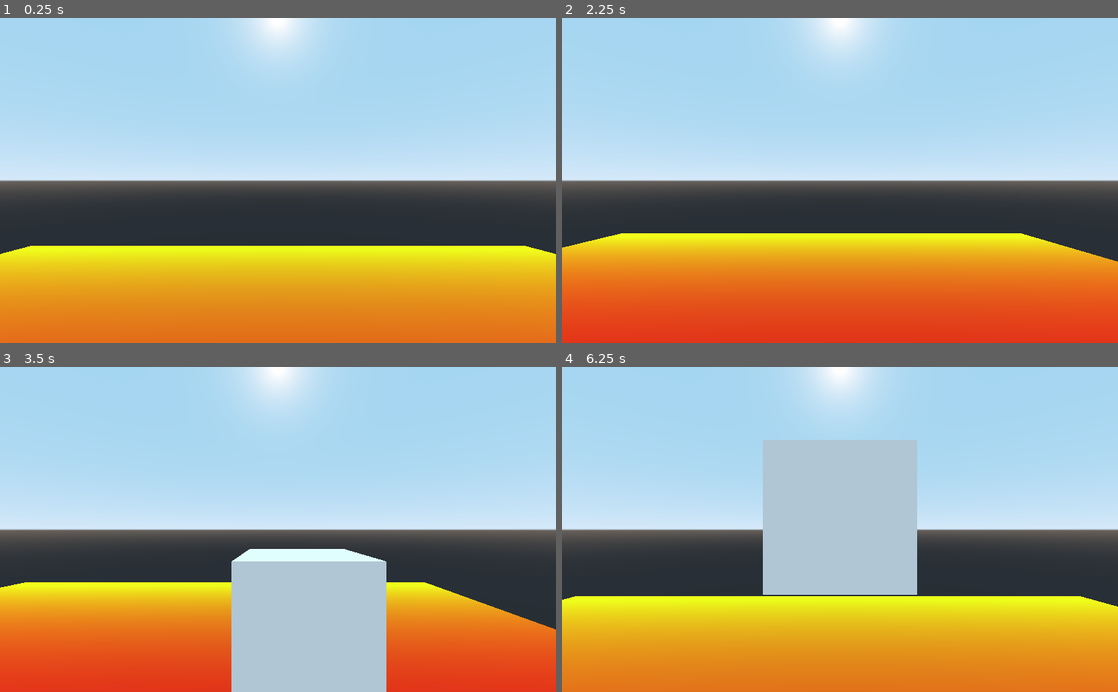
Above: before the commit, frames 1-4 (two rows, left to right).
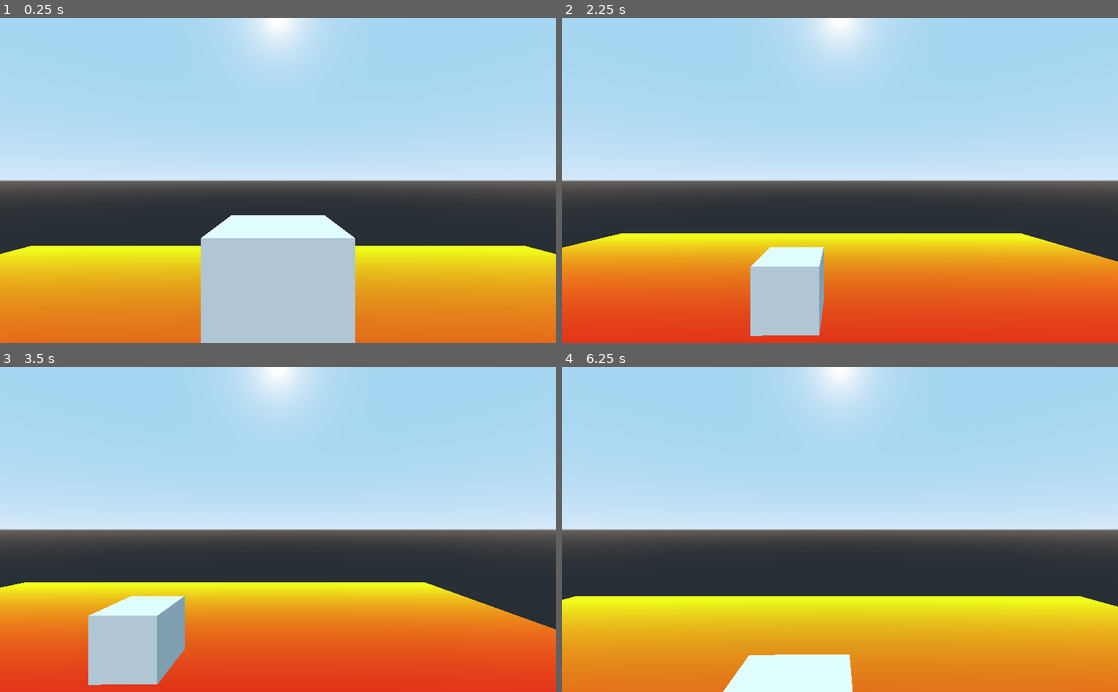
Above: after the commit, the same moments.

Repository: Inateblig/GodotPickupSystem
Game: Godot game, scene res://World.tscn
The game is run twice, just before and just after one commit, with the same random seed, the same clock (stepped at 60 frames per second) and the same inputs.
Inputs (mouse positions are in pixels of both pictures, inside the frame that each line leads up to):
- Up to frame 1 (0.25 s): no input
- Up to frame 2 (2.25 s): tap Enter at 0.5 s; move the mouse to (962, 164) at 0.52 s; hold D (d) 0.53-1.28 s; tap Space (jump) at 0.77, 1.52, 2 s; tap E (e) at 0.8, 1.35 s; move the mouse to (728, 196) at 1.27 s; tap F (f) at 1.55 s; move the mouse to (895, 109) at 2.02 s; hold F (f) from 2.03 s (still down)
- Up to frame 3 (3.5 s): click (333, 458) at 2.3 s; move the mouse to (250, 594) at 2.77 s; release F (f) at 2.78 s; click (250, 594) at 2.85 s; tap Space (jump) at 3.02 s; tap S (s) at 3.05 s
- Up to frame 4 (6.25 s): move the mouse to (1006, 578) at 3.52 s; hold S (s) 3.53-4.28 s; tap Space (jump) at 3.77, 4.52, 6.02 s; tap D (d) at 3.8, 4.35 s; move the mouse to (673, 480) at 4.27 s; tap E (e) at 4.55 s; tap Enter at 5 s; move the mouse to (867, 529) at 5.02 s; hold E (e) 5.03-5.78 s; tap F (f) at 5.3, 5.85 s; move the mouse to (756, 448) at 5.77 s; click (756, 448) at 6.05 s

The runs differ from the first frame. In frame 1, 11% of the frame differs, in the area x 36-64%, y 60-100%; in frame 2, 3.4%; in frame 3, 16%, in the area x 15-70%, y 55-100%; in frame 4, 16%.

Commit message:
added raycast

Diff:
--- a/src/Kbd.tscn
+++ b/src/Kbd.tscn
@@ -4,7 +4,7 @@
 
 [sub_resource type="CubeMesh" id=4]
 
-[node name="Kbd" type="KinematicBody"]
+[node name="Kbd" type="KinematicBody" groups=["obj"]]
 transform = Transform( 1, 0, 0, 0, 1, 0, 0, 0, 1, 0, 0, -5 )
 
 [node name="CollisionShape" type="CollisionShape" parent="."]
--- a/src/Rbd.tscn
+++ b/src/Rbd.tscn
@@ -4,7 +4,7 @@
 
 [sub_resource type="CubeMesh" id=2]
 
-[node name="Rbd" type="RigidBody"]
+[node name="Rbd" type="RigidBody" groups=["obj"]]
 
 [node name="CollisionShape" type="CollisionShape" parent="."]
 shape = SubResource( 1 )
--- a/src/Spatial.gd
+++ b/src/Spatial.gd
@@ -2,27 +2,27 @@
 
 var Rbd = preload("res://Rbd.tscn")
 var Kbd = preload("res://Kbd.tscn")
-var kin
-var rin
 onready var tarpos = $Player/Head/Camera/Position3D.global_transform.origin
 
 func _physics_process(_dt):
-	if Input.is_action_pressed("pickup"):
-		if get_node_or_null("Rbd") != null:
-			rin.queue_free()
-		if get_node_or_null("Kbd") == null:
-			kin = Kbd.instance()
-			add_child(kin)
+	var col = $Player/Head/Camera/RayCast.get_collider()
+	if col != null && col.is_in_group("obj"):
+		if Input.is_action_pressed("pickup"):
+			if get_node_or_null("Rbd") != null:
+				$Rbd.queue_free()
+			if get_node_or_null("Kbd") == null:
+				var kin = Kbd.instance()
+				add_child(kin)
+				tarpos = $Player/Head/Camera/Position3D.global_transform.origin
+				$Kbd.global_transform.origin = tarpos
 			tarpos = $Player/Head/Camera/Position3D.global_transform.origin
-			$Kbd.global_transform.origin = tarpos
-		tarpos = $Player/Head/Camera/Position3D.global_transform.origin
-		var vel = $Kbd.to_local(tarpos)
-		$Kbd.move_and_slide(vel * 100, Vector3.UP)
-	elif Input.is_action_just_released("pickup"):
-		if get_node_or_null("Kbd") != null:
-			kin.queue_free()
-		if get_node_or_null("Rbd") == null:
-			rin = Rbd.instance()
-			add_child(rin)
-			tarpos = $Player/Head/Camera/Position3D.global_transform.origin
-			$Rbd.global_transform.origin = tarpos
+			var vel = $Kbd.to_local(tarpos)
+			$Kbd.move_and_slide(vel * 100, Vector3.UP)
+		elif Input.is_action_just_released("pickup"):
+			if get_node_or_null("Kbd") != null:
+				$Kbd.queue_free()
+			if get_node_or_null("Rbd") == null:
+				var rin = Rbd.instance()
+				add_child(rin)
+				tarpos = $Player/Head/Camera/Position3D.global_transform.origin
+				$Rbd.global_transform.origin = tarpos
--- a/src/World.tscn
+++ b/src/World.tscn
@@ -1,7 +1,8 @@
-[gd_scene load_steps=8 format=2]
+[gd_scene load_steps=9 format=2]
 
 [ext_resource path="res://Spatial.gd" type="Script" id=1]
 [ext_resource path="res://Player.gd" type="Script" id=2]
+[ext_resource path="res://Rbd.tscn" type="PackedScene" id=3]
 
 [sub_resource type="CapsuleShape" id=1]
 height = 3.0
@@ -42,6 +43,10 @@
 [node name="Position3D" type="Position3D" parent="Player/Head/Camera"]
 transform = Transform( 1, 0, 0, 0, 1, 0, 0, 0, 1, 0, 0, -4 )
 
+[node name="RayCast" type="RayCast" parent="Player/Head/Camera"]
+enabled = true
+cast_to = Vector3( 0, 0, -5 )
+
 [node name="CSGBox" type="CSGBox" parent="."]
 transform = Transform( 1, 0, 0, 0, 1, 0, 0, 0, 1, 0, -4, 0 )
 use_collision = true
@@ -52,3 +57,6 @@
 [node name="DirectionalLight" type="DirectionalLight" parent="."]
 transform = Transform( 1, 0, 0, 0, 0.5, 0.866025, 0, -0.866025, 0.5, 0, 0, 0 )
 light_energy = 0.443
+
+[node name="Rbd" parent="." instance=ExtResource( 3 )]
+transform = Transform( 1, 0, 0, 0, 1, 0, 0, 0, 1, 0, 0, -4 )
